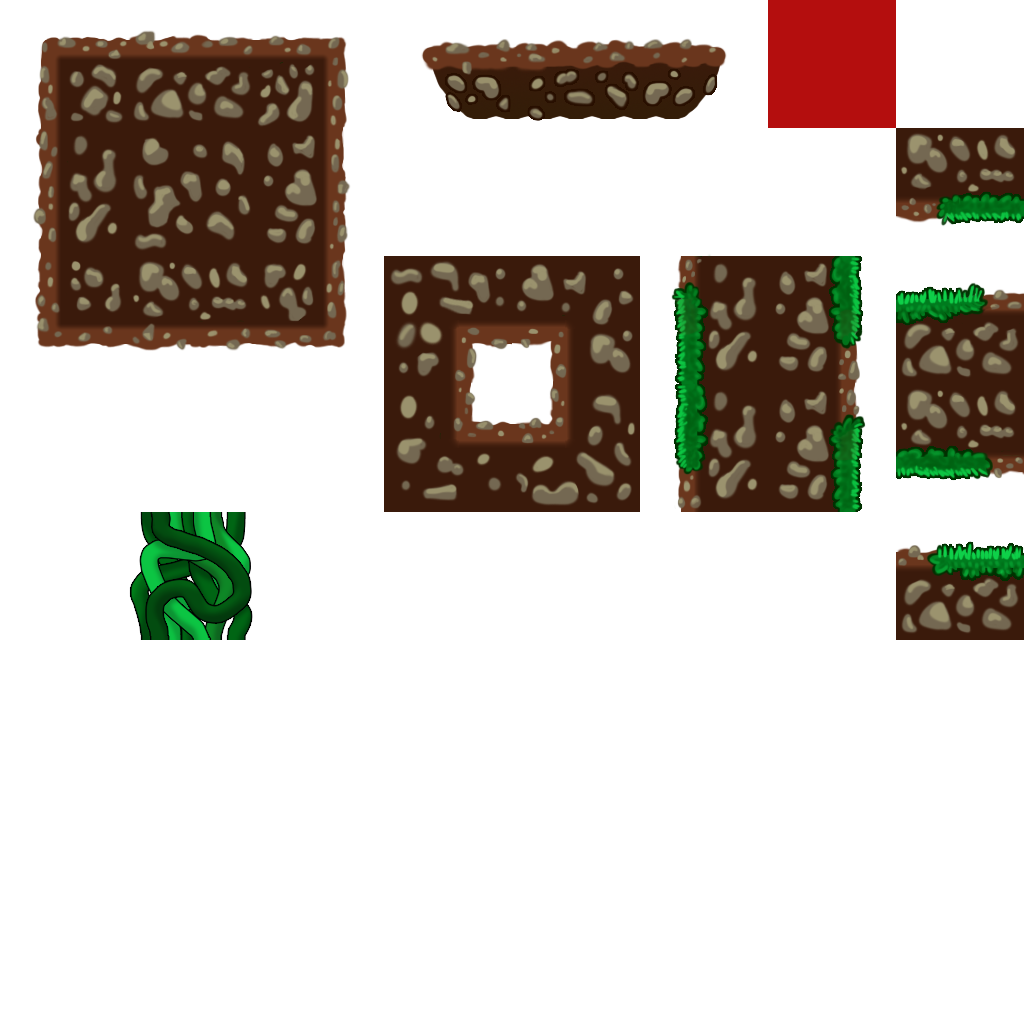
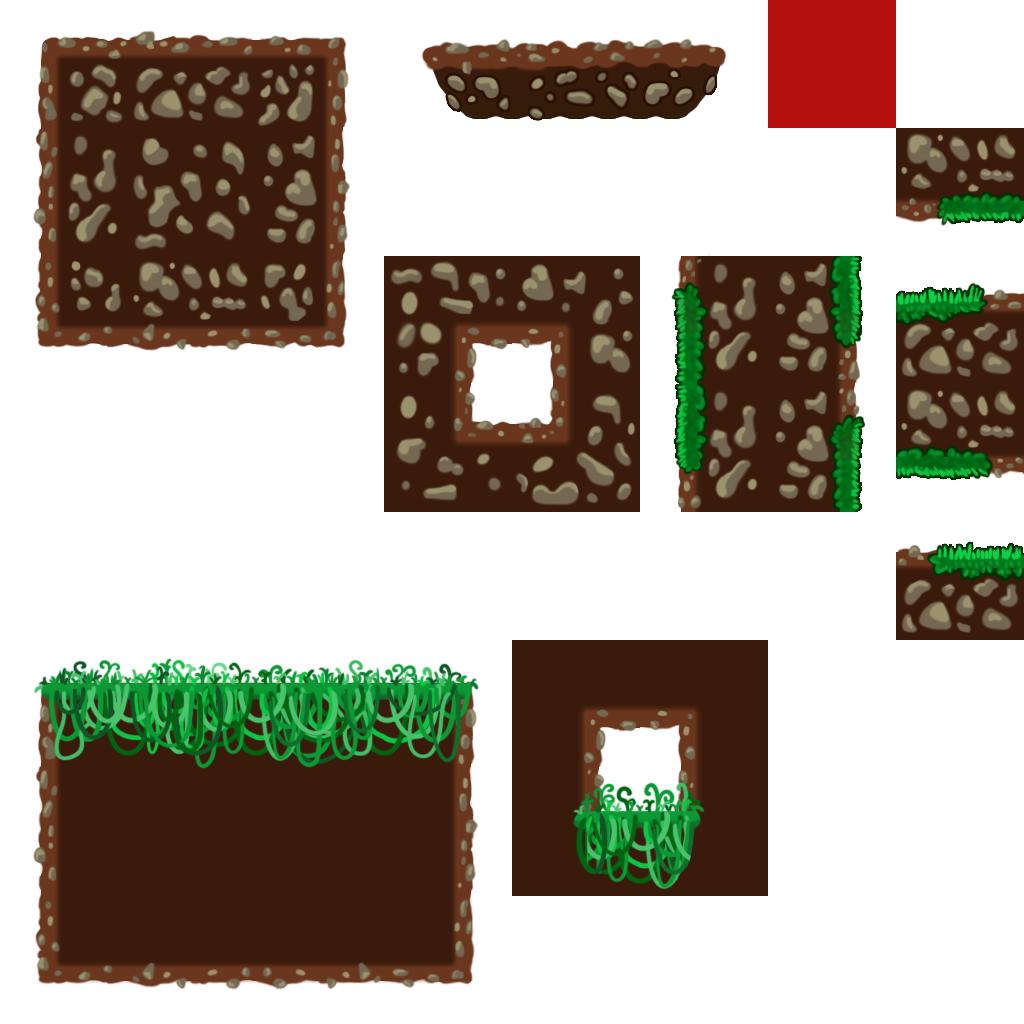
Layered file, before and after one edit (w=1024, h=1024). Changes by layer:
painted on "Layer 4" over [129, 512, 253, 640]
added layer "vines copy" above "Layer 18" over [575, 792, 695, 890]
added layer "Layer 18" above "Layer 17" over [573, 782, 705, 817]
added layer "Layer 17" above "rocks copy 3" over [572, 783, 703, 830]
added layer "rocks copy 3" above "inner dirt glow copy 6" over [582, 709, 697, 815]
added layer "inner dirt glow copy 6" above "vines" over [576, 704, 704, 832]
added group "vines" with 5 layers above "Layer 15" over [48, 680, 473, 769]
added layer "Layer 13" in group "vines" over [54, 684, 462, 763]
added layer "Layer 12" in group "vines" over [109, 683, 415, 724]
added layer "Layer 11" in group "vines" over [132, 682, 378, 769]
added layer "Layer 14" in group "vines" over [48, 680, 473, 765]
added layer "Layer 9" in group "vines" over [104, 685, 436, 744]
added layer "Layer 15" above "Layer 16" over [40, 664, 479, 700]
added layer "Layer 16" above "rocks copy 2" over [33, 658, 463, 694]
added layer "rocks copy 2" above "Layer 4 copy" over [33, 687, 479, 990]
added layer "Layer 4 copy" above "Group 2 copy 9" over [512, 640, 768, 896]
added layer "Group 2 copy 9" above "inner dirt glow copy 5" over [34, 683, 475, 988]
added layer "inner dirt glow copy 5" above "backdrop copy" over [40, 680, 472, 984]
added layer "backdrop copy" above "Layer 10" over [46, 686, 466, 978]
